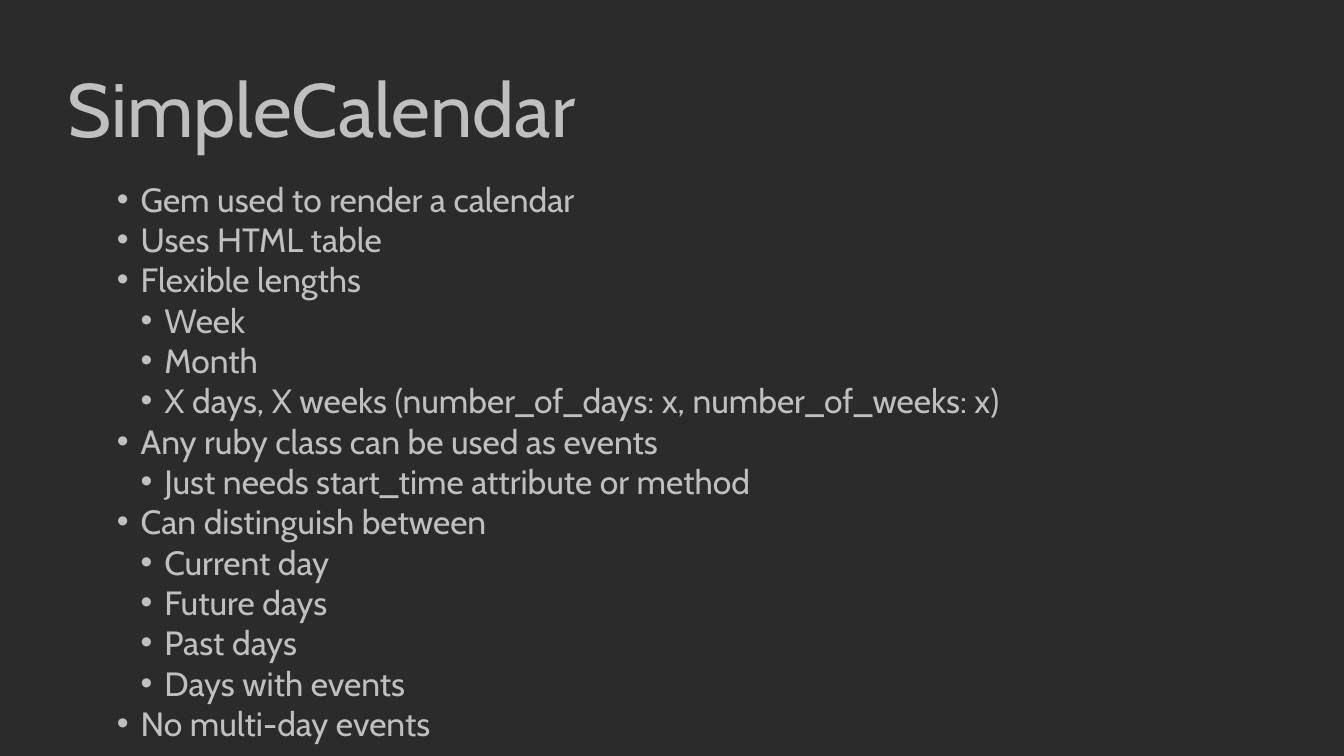
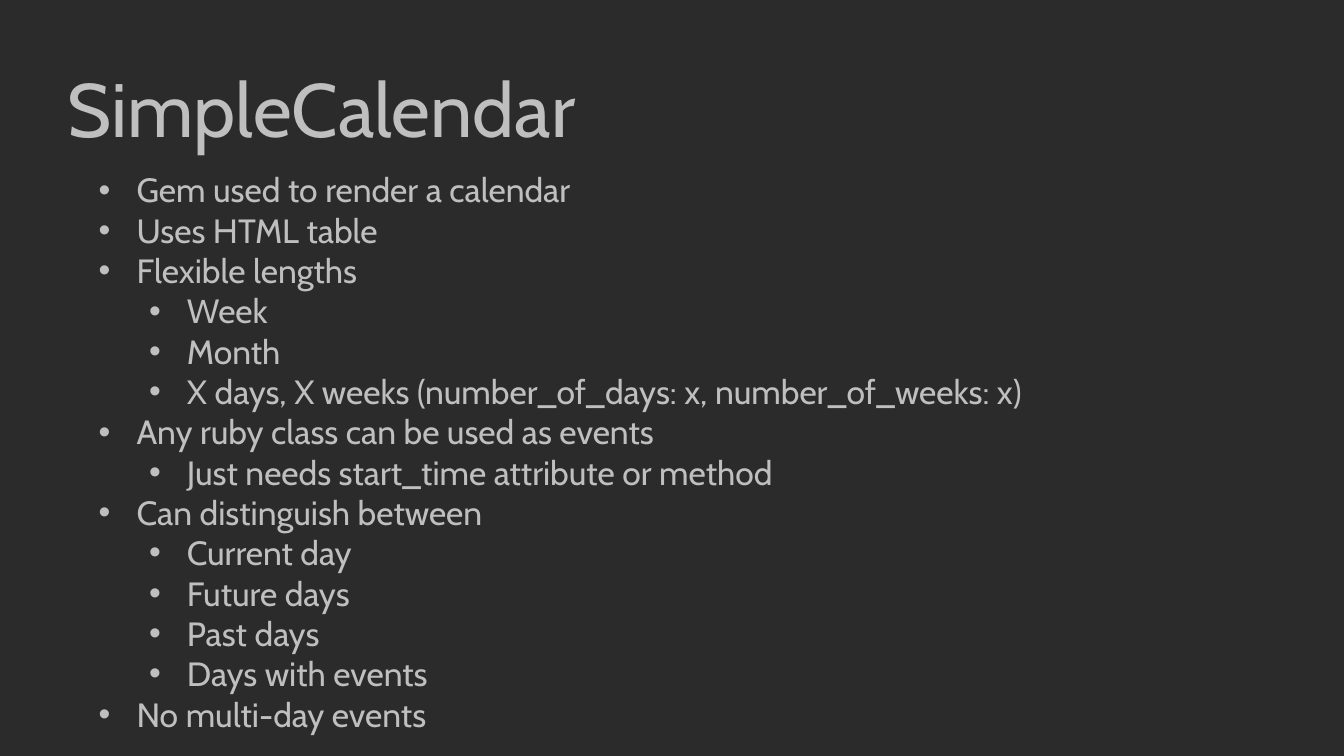
Before and after one commit to kylambouldin/CSE3901-FinalProject, a slide deck: slide 8 of Presentation.pptx. Drawn at 1344x756 pixels with LibreOffice and Linux fonts; fonts in the diff are those of the drawing; background and template pictures are left out; a plain dark background stands for a picture behind light text. Boxes give left, top, right and bottom in pixels: in the first picture for what was removed or moved away, otherwise in the second. Text is boxed around its words. In the diff, an @@ line names an element or a change of style, - is before the commit and + after.

Commit message:
fixed powerpoint formatting

```diff
--- a/Presentation.pptx
+++ b/Presentation.pptx
@@ text "Gem used to render a ...": place and size @@
-text "Gem used to render a ..." at box(141, 187, 999, 744)
+text "Gem used to render a ..." at box(137, 177, 1022, 735)
@@ text "Gem used to render a ..." at box(137, 177, 1022, 735): indent changed @@
```
Also in this commit, not shown: 11 other slides changed.
